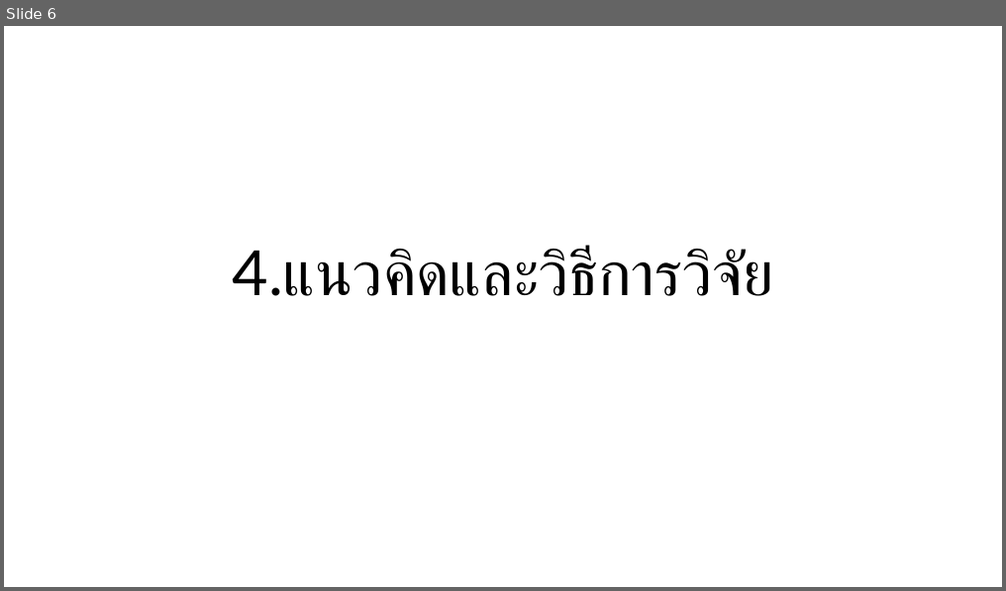
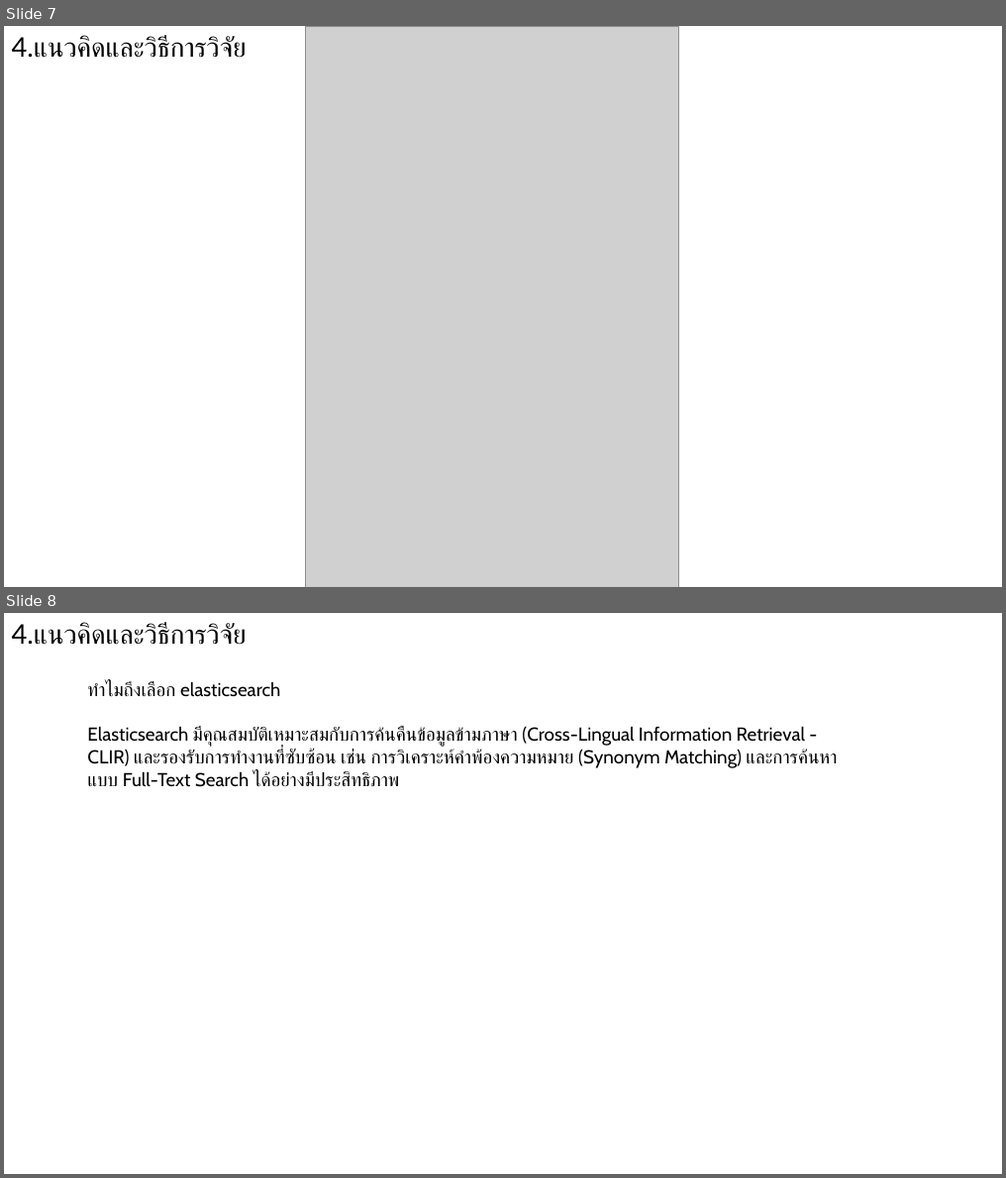
Before and after one commit to nanutnutna/thesis_ef, a slide deck: proposal/Proposal.pptx. Shown one above the other, each under a label of ours: slide 6 before the commit, slides 7 and 8 after it. The pictures are 1006x591 and 1006x1178 pixels, drawn with LibreOffice and Linux fonts; fonts in the diff are those of the drawing; grey boxes stand for pictures. Boxes give left, top, right and bottom in pixels: in the first picture for what was removed or moved away, otherwise in the second. Text is boxed around its words. In the diff, an @@ line names an element or a change of style, - is before the commit and + after.

```diff
--- a/proposal/Proposal.pptx
+++ b/proposal/Proposal.pptx
@@ slide 8 added at (x1=4, y1=613, x2=1002, y2=1174), background #FFFFFF @@
@@ title added at (x1=12, y1=622, x2=247, y2=645), 26 pt, text #000000 @@
+4.แนวคิดและวิธีการวิจัย
@@ text added at (x1=87, y1=681, x2=837, y2=787), 18 pt, text #000000 @@
+ทำไมถึงเลือก elasticsearch
+Elasticsearch มีคุณสมบัติเหมาะสมกับการค้นคืนข้อมูลข้ามภาษา (Cross-Lingual Information Retrieval - CLIR) และรองรับการทำงานที่ซับซ้อน เช่น การวิเคราะห์คำพ้องความหมาย (Synonym Matching) และการค้นหาแบบ Full-Text Search ได้อย่างมีประสิทธิภาพ
@@ what was slide 6 is now slide 7 @@
@@ slide 7 changed as well @@
@@ title "4.แนวคิดและวิธีการวิจัย" moved from (x1=233, y1=245, x2=774, y2=296) to (x1=12, y1=35, x2=247, y2=58) @@
@@ title "4.แนวคิดและวิธีการวิจัย" at (x1=12, y1=35, x2=247, y2=58): size 60 to 26 pt; alignment centre to left @@
@@ picture added at (x1=305, y1=26, x2=678, y2=587) @@
```
Also in this commit, not shown: 8 other slides changed, 2 other slides added, 1 slide removed, 1 other file.
